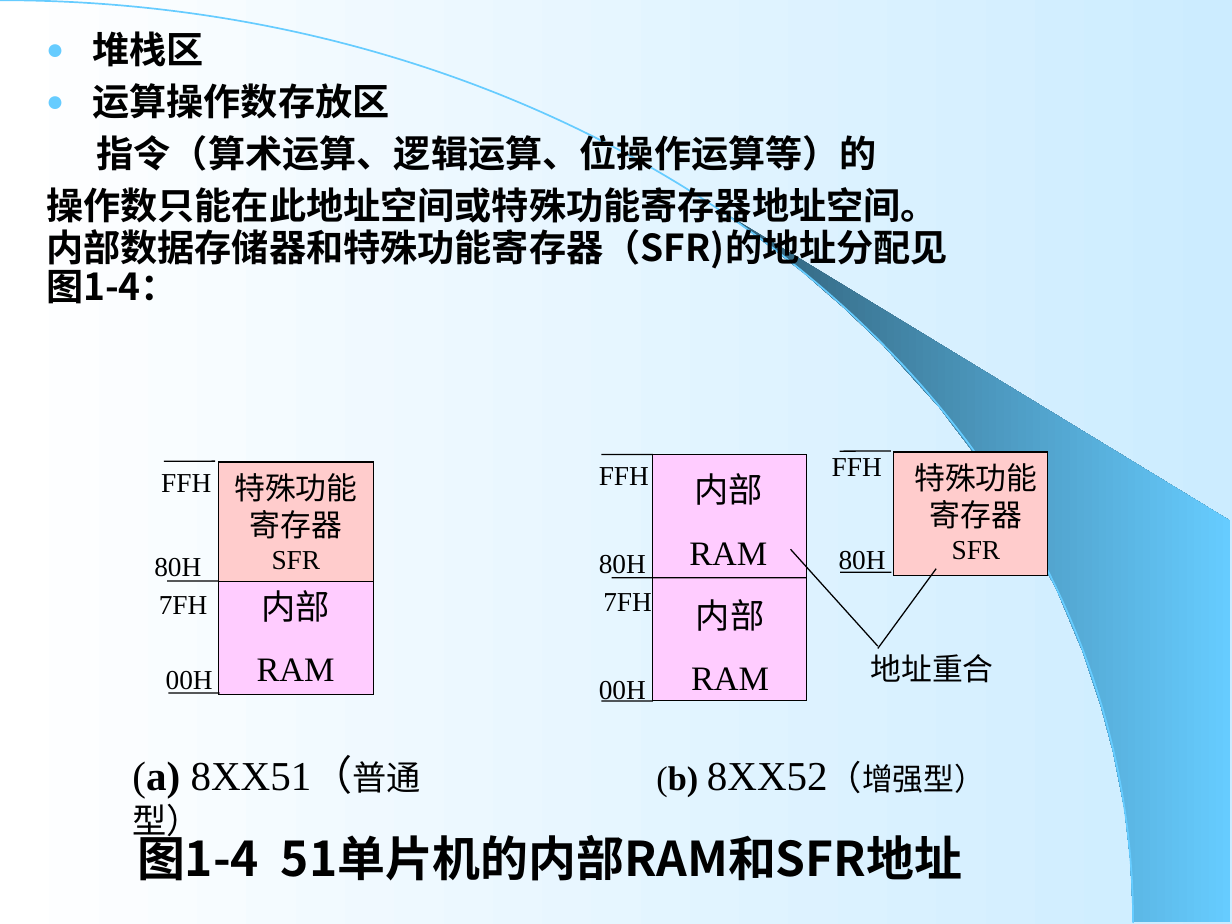
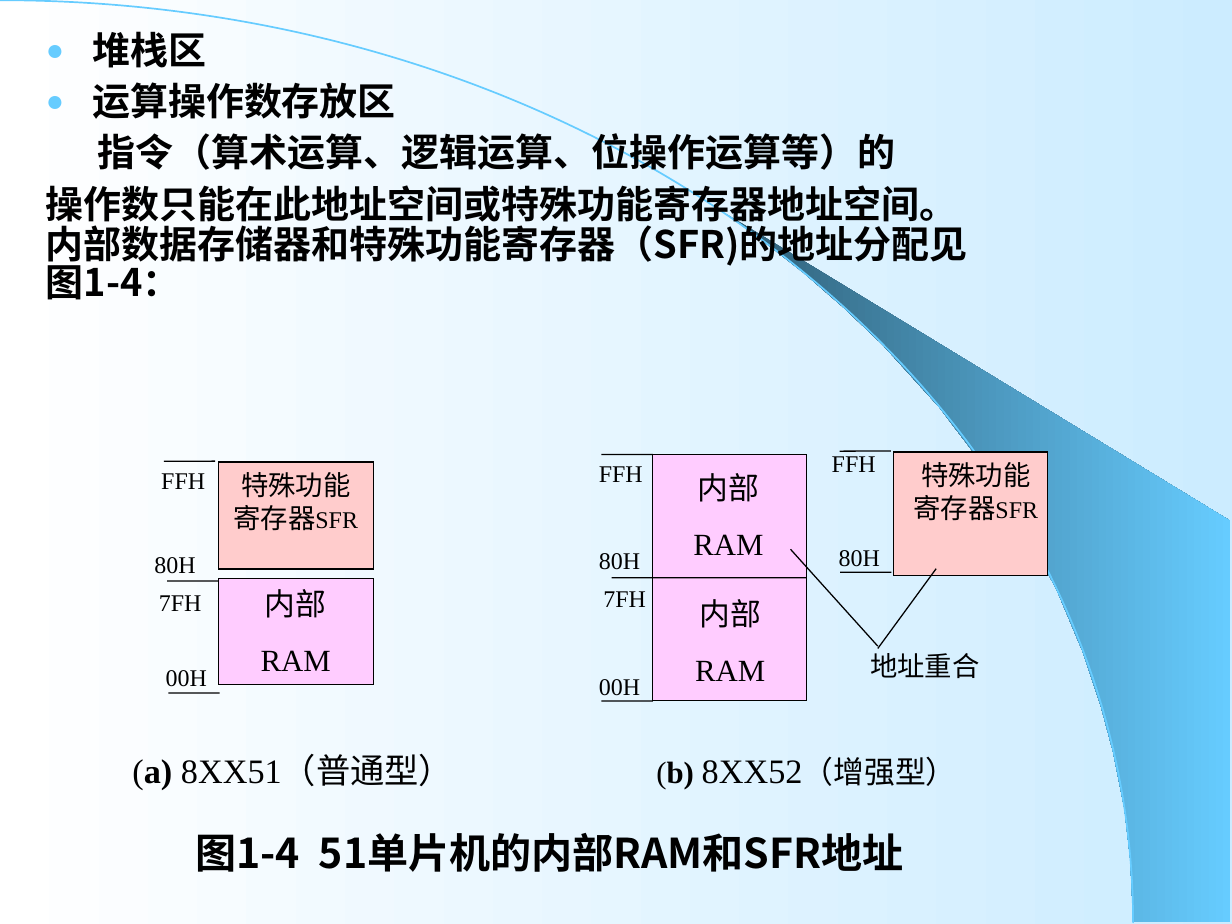
Before and after one commit to ZJWang9928/Own-Notes, a slide deck: slide 16 of 单片机课件/第1章+51单片机结构-1.ppt. Drawn at 1232x924 pixels with LibreOffice and Linux fonts; fonts in the diff are those of the drawing. Boxes give left, top, right and bottom in pixels: in the first picture for what was removed or moved away, otherwise in the second. Text is boxed around its words. In the diff, an @@ line names an element or a change of style, - is before the commit and + after.

```diff
--- a/单片机课件/第1章+51单片机结构-1.ppt
+++ b/单片机课件/第1章+51单片机结构-1.ppt
@@ text "堆栈区" at (46,31,968,300): size 21.7 to 22.2 pt; less space between paragraphs @@
@@ rectangle "特殊功能寄存器SFR": place and size @@
-rectangle "特殊功能寄存器SFR" at (218,462,373,582)
+rectangle "特殊功能寄存器SFR" at (218,462,373,569)
@@ rectangle "特殊功能寄存器SFR" at (218,462,373,569): size 18 to 16 pt, size 16 to 14 pt in "特殊功能寄存器SFR"; less space between paragraphs @@
@@ size 20 to 18 pt; less space between paragraphs in 3 elements at (218,579,373,685), (695,599,765,681), (693,473,763,555) @@
@@ text "特殊功能寄存器SFR" at (914,462,1038,521): size 18 to 16 pt, size 16 to 14 pt in "特殊功能寄存器SFR"; less space between paragraphs @@
@@ rectangle "内部": place and size @@
-rectangle "内部" at (218,579,373,695)
+rectangle "内部" at (218,579,373,685)
@@ size 16 to 14 pt; less space between paragraphs in 10 elements at (161,473,205,489), (603,591,646,607), (599,553,640,570), (159,595,202,611), (599,466,643,482), (832,456,876,472), (599,679,640,702), (839,550,880,572), (154,557,195,574), (166,670,207,687) @@
@@ text "地址重合" at (870,653,979,678): size 18 to 16 pt; less space between paragraphs @@
@@ text "(a) 8XX51（普通型）" at (132,756,453,790): size 24 to 20 pt in "(a) 8XX51（普通型）" @@
@@ text "(b) 8XX52（增强型）" at (656,756,957,789): size 20 to 18 pt in "(b) 8XX52（增强型）"; size 24 to 20 pt in "8XX52（增强型）" @@
@@ text "图1-4 51单片机的内部RAM和SFR地址" at (195,833,904,872): size 28 to 24 pt; less space between paragraphs @@
```
Also in this commit, not shown: 5 other slides changed, 17 other files.
